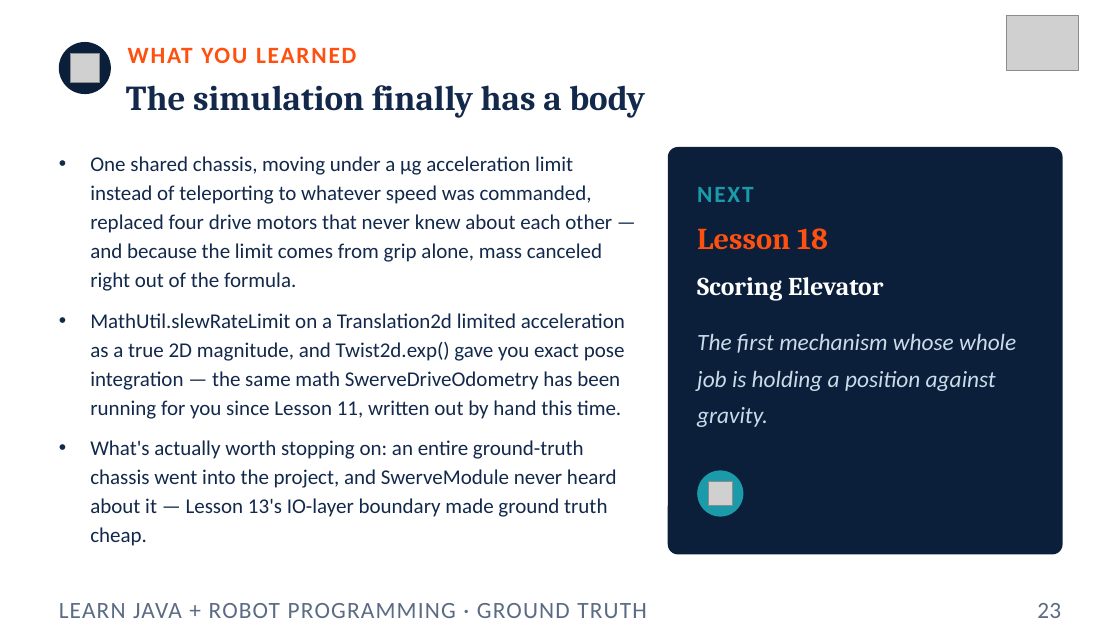
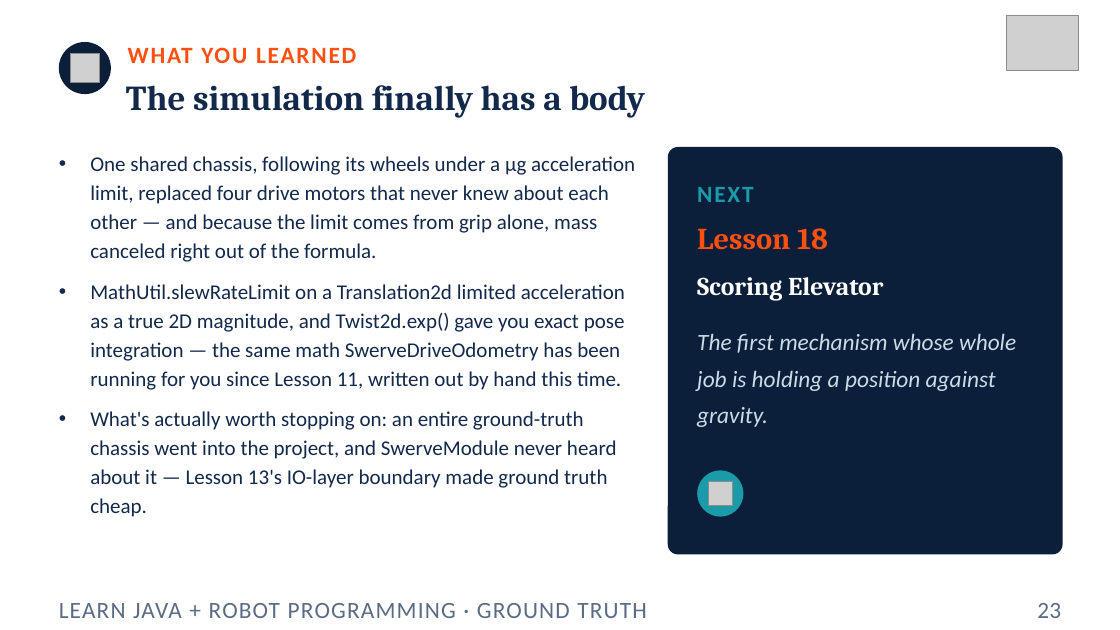
Before and after one commit to FRC5010/BasicRobotLessons, a slide deck: slide 23 of docs/presentations/v3/16-ground-truth.pptx. Drawn at 1120x630 pixels with LibreOffice and Linux fonts; fonts in the diff are those of the drawing; grey boxes stand for pictures. Boxes give left, top, right and bottom in pixels: in the first picture for what was removed or moved away, otherwise in the second. Text is boxed around its words. In the diff, an @@ line names an element or a change of style, - is before the commit and + after.

```diff
--- a/docs/presentations/v3/16-ground-truth.pptx
+++ b/docs/presentations/v3/16-ground-truth.pptx
@@ text at (x1=90, y1=156, x2=635, y2=262): text changed @@
-• One shared chassis, moving under a μg acceleration limit instead of teleporting to whatever speed was commanded, replaced four drive motors that never knew about each other — and because the limit comes from grip alone, mass canceled right out of the formula.
+• One shared chassis, following its wheels under a μg acceleration limit, replaced four drive motors that never knew about each other — and because the limit comes from grip alone, mass canceled right out of the formula.
```
Also in this commit, not shown: 5 other slides changed, 12 other files.
